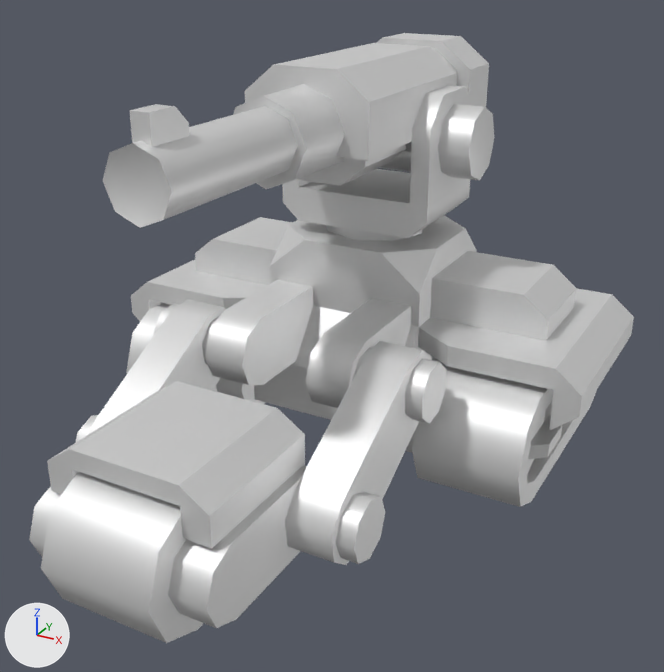
A saved change to the glTF model glb/armmart.glb.
Both versions are drawn from a 50 mm lens placed at (31.8, -54.6, 38.1), pointed at (2.5, -1.3, 11.4). Lighting does not change. The marker at lower left points along +X, +Y and +Z. The first picture is the older version.

In view in the first picture: 'barrel', 'base', 'sleeve', 'turret'.
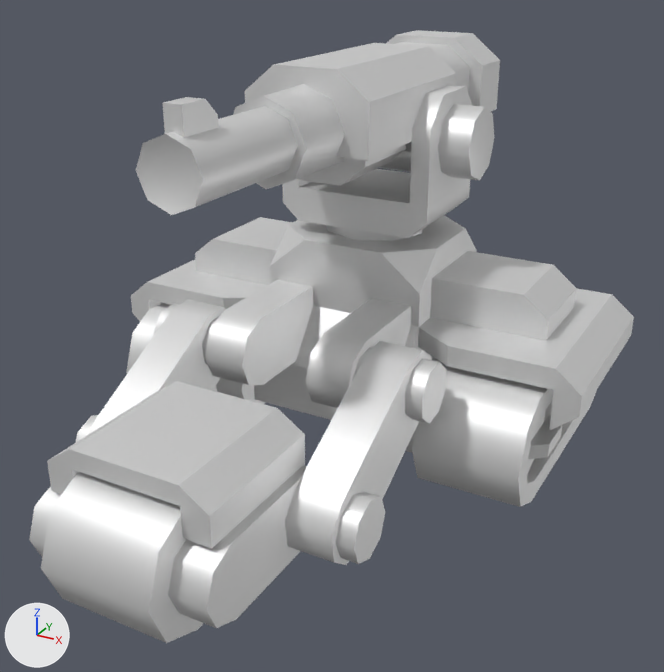
The change, as a list of edits to the scene's bpy script:
```text
Change ob_barrel:
    ob_barrel.location: (0.0, -6.0, 2.15) -> (0.0, -3.296, 2.15)
```

Location of each change, [x1, y1, x2, y2] in pixels of the pictures (664 x 672 px):
'barrel', moved
    before: [103, 33, 489, 228]
    after: [136, 30, 500, 215]
